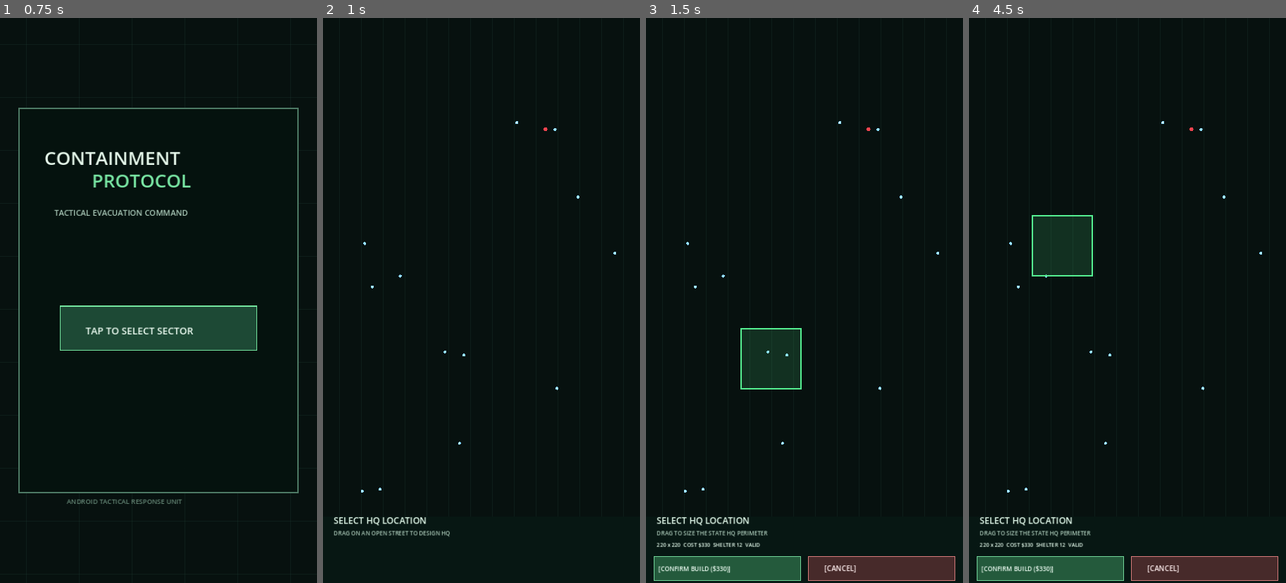
Above: before the commit, frames 1-4 (left to right).
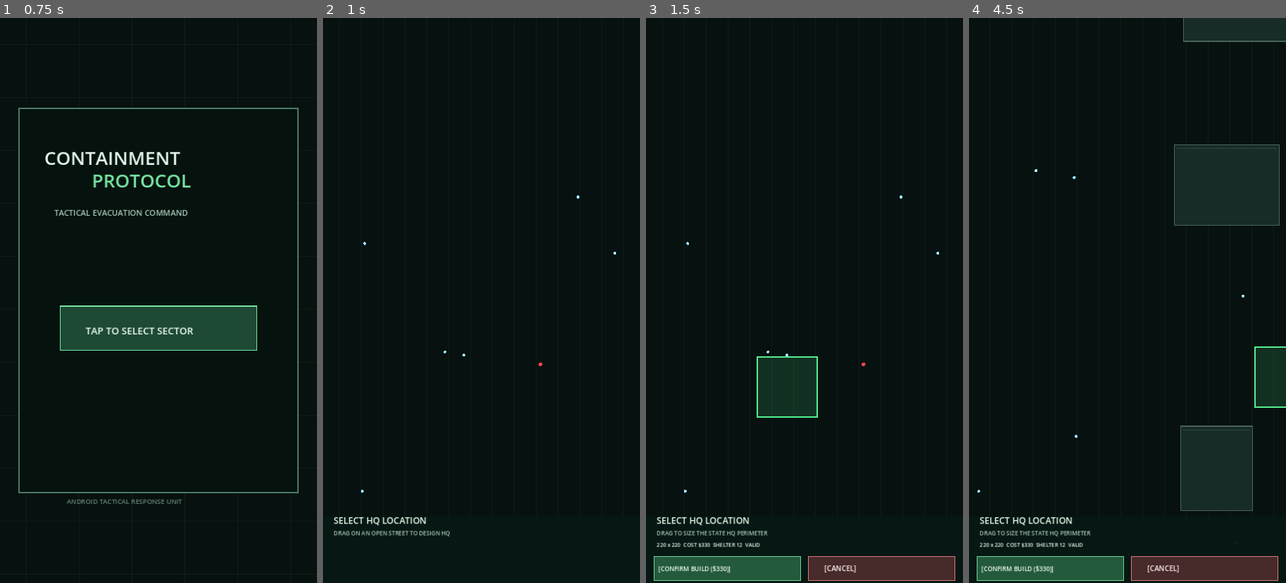
Above: after the commit, the same moments.

Repository: ninjun42215-gif/Containment-Protocol
Game: Godot game, scene res://main.tscn
The game is run twice, just before and just after one commit, with the same random seed, the same clock (stepped at 60 frames per second) and the same inputs.
Inputs (mouse positions are in pixels of both pictures, inside the frame that each line leads up to):
- Up to frame 1 (0.75 s): tap Enter at 0.5 s; move the mouse to (228, 272) at 0.52 s; click (228, 272) at 0.67 s
- Up to frame 2 (1 s): no input
- Up to frame 3 (1.5 s): tap Space at 1.25 s; drag from (741, 328) to (788, 413) at 1.27 s
- Up to frame 4 (4.5 s): tap Enter at 2, 3.5 s; move the mouse to (1159, 176) at 2.02 s; click (1159, 176) at 2.17 s; tap Space at 2.75, 4.25 s; drag from (1111, 413) to (1032, 215) at 2.77 s; move the mouse to (1222, 385) at 3.52 s; click (1222, 385) at 3.67 s; drag from (1032, 215) to (1079, 159) at 4.27 s

Frame 1 is identical in both runs. In frame 2, less than 0.1% of the frame differs, in the area x 15-75%, y 18-84%; in frame 3, 2.7%; in frame 4, 12%, in the area x 2-100%, y 0-88%.

Commit message:
Harden outpost navigation, touch sizing, and district scenarios

Diff:
--- a/main.gd
+++ b/main.gd
@@ -117,6 +117,9 @@
 var outpost_placement_rect := Rect2(Vector2.ZERO, Vector2(OUTPOST_MIN_SIZE, OUTPOST_MIN_SIZE))
 var outpost_placement_kind := "outpost"
 var outpost_placement_valid := false
+var outpost_placement_gesture_mode := ""
+var outpost_placement_anchor := Vector2.ZERO
+var scenario_camera_target := WORLD_SIZE * 0.5
 var evacuation_zones: Array[Vector2] = []
 var spawn_districts: Array[Rect2] = []
 var outposts: Array[Dictionary] = []
@@ -218,12 +221,12 @@
 	supply_drop_timer = 150.0
 	day_phase = "DAY"
 	medevac.clear()
-	camera_position = WORLD_SIZE * 0.5
+	camera_position = scenario_camera_target
 	camera_zoom = 0.62
 	command_tab = 0
 	manual_paused = false
 	lifecycle_paused = false
-	funds = 500
+	funds = [500, 420, 620][sector_index]
 	saved_count = 0
 	lost_count = 0
 	wave = 0
@@ -248,15 +251,17 @@
 	audio_effect = ""
 	message = "EVACUATE CIVILIANS. HOLD THE LINE."
 	message_timer = 4.0
-	for district in spawn_districts:
-		var civilian_spawn_count: int = 30 + _residential_density_bonus(district)
+	for district_index in range(spawn_districts.size()):
+		var district: Rect2 = spawn_districts[district_index]
+		var civilian_spawn_count: int = _scenario_civilian_count(district_index, 30 + _residential_density_bonus(district))
 		for i in range(civilian_spawn_count):
 			var spawn_point := Vector2(randf_range(district.position.x, district.end.x), randf_range(district.position.y, district.end.y))
 			if _is_open_world_position(spawn_point, 18.0):
 				civilians.append(spawn_point)
 				civilian_steering.append({})
-	for district in spawn_districts:
-		for outbreak_index in range(6):
+	for district_index in range(spawn_districts.size()):
+		var district: Rect2 = spawn_districts[district_index]
+		for outbreak_index in range(_scenario_initial_zombie_count(district_index)):
 			var outbreak_position := Vector2(randf_range(district.position.x, district.end.x), randf_range(district.position.y, district.end.y))
 			if _is_open_world_position(outbreak_position, 18.0):
 				zombies.append({"pos": outbreak_position, "kind": "shambler", "hp": 30.0, "max_hp": 30.0, "wall_cooldown": 0.0})
@@ -323,15 +328,11 @@
 			if outpost_rect.grow(80.0).has_point(civilian) and outpost_distance < nearest_outpost_distance:
 				nearest_outpost_distance = outpost_distance
 				civilian_safe_target = outpost["pos"]
-				if not outpost_rect.has_point(civilian):
-					for gate in gates:
-						if int(gate.get("outpost_index", -1)) == outposts.find(outpost):
-							civilian_safe_target = gate["pos"]
-							break
-		var direction: Vector2 = (civilian_safe_target - civilian).normalized()
+		var civilian_move_target: Vector2 = _outpost_gate_waypoint(civilian, civilian_safe_target)
+		var direction: Vector2 = (civilian_move_target - civilian).normalized()
 		var displacement: Vector2 = direction * 43.0 * sim_delta
 		var civilian_steer: Dictionary = civilian_steering[i] if i < civilian_steering.size() else {}
-		civilian = _move_circle_with_buildings(civilian, displacement, 5.5, sim_delta, civilian_safe_target, civilian_steer)
+		civilian = _move_circle_with_buildings(civilian, displacement, 5.5, sim_delta, civilian_move_target, civilian_steer)
 		if i < civilian_steering.size():
 			civilian_steering[i] = civilian_steer
 		civilians[i] = civilian
@@ -559,10 +560,40 @@
 	_configure_sector(sector_index)
 
 func _configure_sector(index: int) -> void:
-	sector_name = "Statewide Containment"
+	sector_index = clampi(index, 0, 2)
 	sector_wave_limit = 30
-	sector_wave_limit = 30
+	match sector_index:
+		0:
+			sector_name = "Suburban Outskirts"
+			scenario_camera_target = Vector2(WORLD_SIZE.x * 0.5, WORLD_SIZE.y * 0.30)
+		1:
+			sector_name = "Medical & Urban Core"
+			scenario_camera_target = Vector2(WORLD_SIZE.x * 0.5, WORLD_SIZE.y * 0.30)
+		2:
+			sector_name = "Industrial Highway"
+			scenario_camera_target = Vector2(WORLD_SIZE.x * 0.5, WORLD_SIZE.y * 0.60)
 	_generate_state_map()
+
+func _scenario_civilian_count(district_index: int, base_count: int) -> int:
+	var multiplier: float = 1.0
+	match sector_index:
+		0:
+			multiplier = 1.45 if district_index == 1 else 0.55
+		1:
+			multiplier = 1.10 if district_index == 0 or district_index == 3 else 0.65
+		2:
+			multiplier = 1.15 if district_index == 2 or district_index == 4 else 0.55
+	return maxi(8, roundi(float(base_count) * multiplier))
+
+func _scenario_initial_zombie_count(district_index: int) -> int:
+	match sector_index:
+		0:
+			return 7 if district_index == 1 else 3
+		1:
+			return 14 if district_index == 0 or district_index == 3 else 3
+		2:
+			return 10 if district_index == 2 else (8 if district_index == 4 else 2)
+	return 6
 
 func _generate_state_map() -> void:
 	buildings.clear()
@@ -657,6 +688,27 @@
 			message_timer = 2.0
 		building_archetypes[building_index] = archetype
 
+func _outpost_gate_waypoint(position: Vector2, destination: Vector2) -> Vector2:
+	for outpost_index in range(outposts.size()):
+		var outpost_rect: Rect2 = outposts[outpost_index].get("rect", Rect2(outposts[outpost_index]["pos"] - Vector2(110.0, 110.0), Vector2(220.0, 220.0)))
+		var starts_inside: bool = outpost_rect.has_point(position)
+		var ends_inside: bool = outpost_rect.has_point(destination)
+		if starts_inside == ends_inside:
+			continue
+		var nearest_gate_position := Vector2.ZERO
+		var nearest_gate_distance := INF
+		for gate in gates:
+			if int(gate.get("outpost_index", -1)) != outpost_index or float(gate.get("hp", 0.0)) <= 0.0:
+				continue
+			var gate_position: Vector2 = gate.get("pos", Vector2.ZERO)
+			var distance: float = position.distance_squared_to(gate_position)
+			if distance < nearest_gate_distance:
+				nearest_gate_distance = distance
+				nearest_gate_position = gate_position
+		if nearest_gate_distance < INF and position.distance_to(nearest_gate_position) > 24.0:
+			return nearest_gate_position
+	return destination
+
 func _update_gate_states() -> void:
 	for gate_index in range(gates.size()):
 		var gate: Dictionary = gates[gate_index]
@@ -750,15 +802,36 @@
 func _begin_outpost_placement(world_position: Vector2, placement_kind: String) -> void:
 	outpost_placement_active = true
 	outpost_placement_dragging = true
+	outpost_placement_gesture_mode = "resize"
 	outpost_placement_kind = placement_kind
 	outpost_placement_start = world_position
+	outpost_placement_anchor = world_position
 	outpost_placement_rect = Rect2(world_position, Vector2(OUTPOST_MIN_SIZE, OUTPOST_MIN_SIZE))
-	_update_outpost_placement(world_position + Vector2(OUTPOST_MIN_SIZE, OUTPOST_MIN_SIZE))
+	_update_outpost_placement_from_anchor(world_position + Vector2(OUTPOST_MIN_SIZE, OUTPOST_MIN_SIZE))
+
+func _begin_outpost_resize(world_position: Vector2) -> void:
+	var corners: Array[Vector2] = [outpost_placement_rect.position, Vector2(outpost_placement_rect.end.x, outpost_placement_rect.position.y), outpost_placement_rect.end, Vector2(outpost_placement_rect.position.x, outpost_placement_rect.end.y)]
+	var nearest_corner_index := 0
+	var nearest_distance := INF
+	for corner_index in range(corners.size()):
+		var distance: float = world_position.distance_squared_to(corners[corner_index])
+		if distance < nearest_distance:
+			nearest_distance = distance
+			nearest_corner_index = corner_index
+	var opposite_corners: Array[Vector2] = [outpost_placement_rect.end, Vector2(outpost_placement_rect.position.x, outpost_placement_rect.end.y), outpost_placement_rect.position, Vector2(outpost_placement_rect.end.x, outpost_placement_rect.position.y)]
+	outpost_placement_anchor = opposite_corners[nearest_corner_index]
+	outpost_placement_dragging = true
+	outpost_placement_gesture_mode = "resize"
+	_update_outpost_placement_from_anchor(world_position)
 
 func _update_outpost_placement(world_position: Vector2) -> void:
-	var end_point := Vector2(maxf(world_position.x, outpost_placement_start.x + OUTPOST_MIN_SIZE), maxf(world_position.y, outpost_placement_start.y + OUTPOST_MIN_SIZE))
-	var size: Vector2 = _snap_outpost_size(end_point - outpost_placement_start)
-	outpost_placement_rect = Rect2(outpost_placement_start, size)
+	_update_outpost_placement_from_anchor(world_position)
+
+func _update_outpost_placement_from_anchor(world_position: Vector2) -> void:
+	var delta: Vector2 = world_position - outpost_placement_anchor
+	var size: Vector2 = _snap_outpost_size(Vector2(absf(delta.x), absf(delta.y)))
+	var top_left := Vector2(minf(world_position.x, outpost_placement_anchor.x), minf(world_position.y, outpost_placement_anchor.y))
+	outpost_placement_rect = Rect2(top_left, size)
 	var cost: int = _outpost_build_cost(size)
 	outpost_placement_valid = _outpost_rect_valid(outpost_placement_rect) and funds >= cost and (outpost_placement_kind == "hq" or outposts.size() < OUTPOST_MAX_COUNT + 1)
 	queue_redraw()
@@ -974,6 +1047,8 @@
 							steering["tangent"] = tangent.normalized()
 							steering["lock_time"] = 0.35
 		for wall in barricades:
+			if float(wall.get("hp", 1.0)) <= 0.0:
+				continue
 			var wall_rect: Rect2 = wall.get("rect", Rect2(wall["pos"] - Vector2(15.0, 15.0), Vector2(30.0, 30.0)))
 			var closest_wall := Vector2(clampf(candidate.x, wall_rect.position.x, wall_rect.end.x), clampf(candidate.y, wall_rect.position.y, wall_rect.end.y))
 			var wall_offset: Vector2 = candidate - closest_wall
@@ -981,6 +1056,8 @@
 				var wall_normal: Vector2 = wall_offset.normalized() if wall_offset.length_squared() > 0.001 else Vector2.UP
 				candidate = closest_wall + wall_normal * radius
 		for gate in gates:
+			if float(gate.get("hp", 0.0)) <= 0.0:
+				continue
 			if bool(gate.get("open", false)) and not block_gates_for_hostiles:
 				continue
 			var gate_rect: Rect2 = gate["rect"]
@@ -1170,9 +1247,19 @@
 		var touch := event as InputEventScreenTouch
 		if touch.pressed:
 			touch_points[touch.index] = touch.position
-			if ((game_state == "hq_placement" and touch.position.y < viewport_size.y - 270.0) or (game_state == "playing" and touch.position.y > 520.0 and touch.position.y < viewport_size.y - 270.0 and command_tab == 1 and selected_deployment < BASE_DEPLOYMENTS.size() and str(BASE_DEPLOYMENTS[selected_deployment]["kind"]) == "outpost")):
-				_begin_outpost_placement(_screen_to_world(touch.position), "hq" if game_state == "hq_placement" else "outpost")
 			if touch_points.size() == 1:
+				var touch_world: Vector2 = _screen_to_world(touch.position)
+				var can_start_placement: bool = not outpost_placement_active and ((game_state == "hq_placement" and touch.position.y < viewport_size.y - 270.0) or (game_state == "playing" and touch.position.y > 520.0 and touch.position.y < viewport_size.y - 270.0 and command_tab == 1 and selected_deployment < BASE_DEPLOYMENTS.size() and str(BASE_DEPLOYMENTS[selected_deployment]["kind"]) == "outpost"))
+				if can_start_placement:
+					_begin_outpost_placement(touch_world, "hq" if game_state == "hq_placement" else "outpost")
+				elif outpost_placement_active:
+					if outpost_placement_rect.grow(24.0).has_point(touch_world):
+						_begin_outpost_resize(touch_world)
+					else:
+						outpost_placement_gesture_mode = "pan"
+						outpost_placement_dragging = true
+				else:
+					outpost_placement_gesture_mode = ""
 				camera_drag_origin = touch.position
 				camera_last_position = touch.position
 				camera_drag_distance = 0.0
@@ -1188,6 +1275,7 @@
 			if touch_points.has(touch.index):
 				if outpost_placement_active and outpost_placement_dragging:
 					outpost_placement_dragging = false
+					outpost_placement_gesture_mode = ""
 				elif touch_points.size() == 1 and not multi_touch_gesture and not camera_dragging and camera_drag_distance < CAMERA_DRAG_THRESHOLD:
 					_handle_tap(touch.position)
 				touch_points.erase(touch.index)
@@ -1216,8 +1304,8 @@
 			pinch_start_distance = distance
 			previous_pinch_center = center
 		else:
-			if outpost_placement_active and outpost_placement_dragging:
-				_update_outpost_placement(_screen_to_world(drag.position))
+			if outpost_placement_active and outpost_placement_dragging and outpost_placement_gesture_mode == "resize":
+				_update_outpost_placement_from_anchor(_screen_to_world(drag.position))
 				return
 			camera_drag_distance += drag.relative.length()
 			if camera_drag_distance > CAMERA_DRAG_THRESHOLD:
@@ -1230,13 +1318,22 @@
 		var mouse := event as InputEventMouseButton
 		if mouse.button_index == MOUSE_BUTTON_LEFT:
 			if mouse.pressed:
-				if ((game_state == "hq_placement" and mouse.position.y < viewport_size.y - 270.0) or (game_state == "playing" and mouse.position.y > 520.0 and mouse.position.y < viewport_size.y - 270.0 and command_tab == 1 and selected_deployment < BASE_DEPLOYMENTS.size() and str(BASE_DEPLOYMENTS[selected_deployment]["kind"]) == "outpost")):
-					_begin_outpost_placement(_screen_to_world(mouse.position), "hq" if game_state == "hq_placement" else "outpost")
+				var mouse_world: Vector2 = _screen_to_world(mouse.position)
+				var can_start_placement: bool = not outpost_placement_active and ((game_state == "hq_placement" and mouse.position.y < viewport_size.y - 270.0) or (game_state == "playing" and mouse.position.y > 520.0 and mouse.position.y < viewport_size.y - 270.0 and command_tab == 1 and selected_deployment < BASE_DEPLOYMENTS.size() and str(BASE_DEPLOYMENTS[selected_deployment]["kind"]) == "outpost"))
+				if can_start_placement:
+					_begin_outpost_placement(mouse_world, "hq" if game_state == "hq_placement" else "outpost")
+				elif outpost_placement_active:
+					if outpost_placement_rect.grow(24.0).has_point(mouse_world):
+						_begin_outpost_resize(mouse_world)
+					else:
+						outpost_placement_gesture_mode = "pan"
+						outpost_placement_dragging = true
 				camera_drag_origin = mouse.position
 				camera_drag_distance = 0.0
 				camera_dragging = false
 			elif outpost_placement_active and outpost_placement_dragging:
 				outpost_placement_dragging = false
+				outpost_placement_gesture_mode = ""
 			elif not camera_dragging and camera_drag_distance < CAMERA_DRAG_THRESHOLD:
 				_handle_tap(mouse.position)
 		elif mouse.pressed and mouse.button_index == MOUSE_BUTTON_WHEEL_UP:
@@ -1248,8 +1345,8 @@
 		camera_drag_distance += motion.relative.length()
 		if camera_drag_distance > CAMERA_DRAG_THRESHOLD:
 			camera_dragging = true
-		if outpost_placement_active and outpost_placement_dragging:
-			_update_outpost_placement(_screen_to_world(motion.position))
+		if outpost_placement_active and outpost_placement_dragging and outpost_placement_gesture_mode == "resize":
+			_update_outpost_placement_from_anchor(_screen_to_world(motion.position))
 		elif camera_dragging:
 			camera_position -= motion.relative / camera_zoom
 			_clamp_camera()
@@ -1643,8 +1740,8 @@
 			_draw_text("RESUME SAVED OPERATION", Vector2(viewport_size.x * 0.19, viewport_size.y * 0.71), 18, Color("#fff4c7"))
 	else:
 		_draw_text("SELECT OPERATIONAL SECTOR", Vector2(viewport_size.x * 0.19, viewport_size.y * 0.42), 22, Color("#d8eee0"))
-		var names: Array[String] = ["01  DOWNTOWN GRID", "02  HIGHWAY CHOKEPOINT", "03  CENTRAL PLAZA"]
-		var details: Array[String] = ["DENSE URBAN GRID  •  30 WAVES", "HIGHWAY CORRIDORS  •  30 WAVES", "OPEN PLAZA DISTRICTS  •  30 WAVES"]
+		var names: Array[String] = ["01  SUBURBAN OUTSKIRTS", "02  MEDICAL & URBAN CORE", "03  INDUSTRIAL HIGHWAY"]
+		var details: Array[String] = ["BALANCED CASH / CIVILIANS  •  30 WAVES", "HOSPITALS + HIGHRISES / HIGH PRESSURE", "WAREHOUSE + ARMORY CHOKEPOINTS"]
 		for index in range(3):
 			var y := viewport_size.y * 0.44 + float(index) * viewport_size.y * 0.12
 			draw_rect(Rect2(viewport_size.x * 0.10, y, viewport_size.x * 0.80, 96.0), Color("#18352a"))
